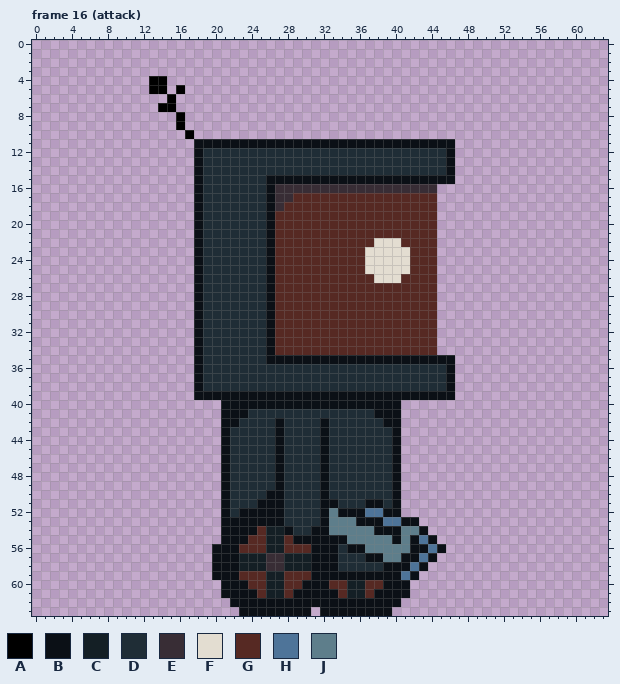
Two states of a pixel-art file, assets/player_v3.aseprite. Above: the version before the commit.
64x64 pixels, 55 frames. Shown: frame 16 (attack). The commit also changed other frames, which this record leaves out.
Visible layers, top first: "Antenna", "Eyes", "Head", "Front Arm", "Flash", "Wrench", "Front Wheel", "Body", "Back Wheel".
Palette (. is transparent): A #000000  B #0b1016  C #141f25  D #1f2d36  E #382d35  F #e3ddd1  G #562923  H #4e7499  J #5e7e8b
Pixels before, frame 16 (attack) (only the part around the change), first column x 2:
 0 .................................................
 1 .................................................
 2 .................................................
 3 .................................................
 4 ...........AA....................................
 5 ...........AA.A..................................
 6 .............A...................................
 7 ............AA...................................
 8 ..............A..................................
 9 ..............A..................................
10 ...............A.................................
11 ................BBBBBBBBBBBBBBBBBBBBBBBBBBBBB....
12 ................BDDDDDDDDDDDDDDDDDDDDDDDDDDDB....
13 ................BDDDDDDDDDDDDDDDDDDDDDDDDDDDB....
14 ................BDDDDDDDDDDDDDDDDDDDDDDDDDDDB....
15 ................BDDDDDDDBBBBBBBBBBBBBBBBBBBBB....
16 ................BDDDDDDDBEEEEEEEEEEEEEEEEEE......
17 ................BDDDDDDDBEEGGGGGGGGGGGGGGGG......
18 ................BDDDDDDDBEGGGGGGGGGGGGGGGGG......
19 ................BDDDDDDDBGGGGGGGGGGGGGGGGGG......
20 ................BDDDDDDDBGGGGGGGGGGGGGGGGGG......
21 ................BDDDDDDDBGGGGGGGGGGGGGGGGGG......
22 ................BDDDDDDDBGGGGGGGGGGGFFFGGGG......
23 ................BDDDDDDDBGGGGGGGGGGFFFFFGGG......
24 ................BDDDDDDDBGGGGGGGGGGFFFFFGGG......
25 ................BDDDDDDDBGGGGGGGGGGFFFFFGGG......
26 ................BDDDDDDDBGGGGGGGGGGGFFFGGGG......
27 ................BDDDDDDDBGGGGGGGGGGGGGGGGGG......
28 ................BDDDDDDDBGGGGGGGGGGGGGGGGGG......
29 ................BDDDDDDDBGGGGGGGGGGGGGGGGGG......
30 ................BDDDDDDDBGGGGGGGGGGGGGGGGGG......
31 ................BDDDDDDDBGGGGGGGGGGGGGGGGGG......
32 ................BDDDDDDDBGGGGGGGGGGGGGGGGGG......
33 ................BDDDDDDDBGGGGGGGGGGGGGGGGGG......
34 ................BDDDDDDDBGGGGGGGGGGGGGGGGGG......
35 ................BDDDDDDDBBBBBBBBBBBBBBBBBBBBB....
36 ................BDDDDDDDDDDDDDDDDDDDDDDDDDDDB....
37 ................BDDDDDDDDDDDDDDDDDDDDDDDDDDDB....
38 ................BDDDDDDDDDDDDDDDDDDDDDDDDDDDB....
39 ................BBBBBBBBBBBBBBBBBBBBBBBBBBBBB....
40 ...................BBBBBBBBBBBBBBBBBBBB..........
41 ...................BBBDDDDDDDDDDDDDDBBB..........
42 ...................BBDDDDBDDDDBDDDDDDBB..........
43 ...................BDDDDDBDDDDBDDDDDDDB..........
44 ...................BDDDDDBDDDDBDDDDDDDB..........
45 ...................BDDDDDBDDDDBDDDDDDDB..........
46 ...................BDDDDDBDDDDBDDDDDDDB..........
47 ...................BDDDDDBDDDDBDDDDDDDB..........
48 ...................BDDDDDBDDDDBDDDDDDDB..........
49 ...................BDDDDDBDDDDBDDDDDDDB..........
50 ...................BDDDDBBDDDDBDDDDDDDB..........
51 ...................BDDDBBBDDDDBBDDDBBDB..........
52 ...................BDBBBBBDDDDBJBBBHHBB..........
53 ...................BBBBBBBDDDDBJJJBBBHHBB........
54 ...................BBBBGCCBDDBBJJJJJBBBJJB.......
55 ...................BBBGGCCGBBBBBBJJJJJBJBHB......
56 ..................BBBGGGCCGGGBBBDBBJJJJJBBHB.....
57 ..................BBBCCCEECCCBBBDDDBBJJBBHB......
58 ..................BBBCCCEECCCBBBDDDDDBBBHB.......
59 ..................BBBGGGCCGGGBBBBBBBBBBHB........
60 ...................BBBGGCCGGBBBGGCCGGBBB.........
61 ...................BBBBGCCGBBBBBGCCGBBBB.........
62 ....................BBBBBBBBBBBBBBBBBBB..........
63 .....................BBBBBBBB.BBBBBBBB...........
The result:
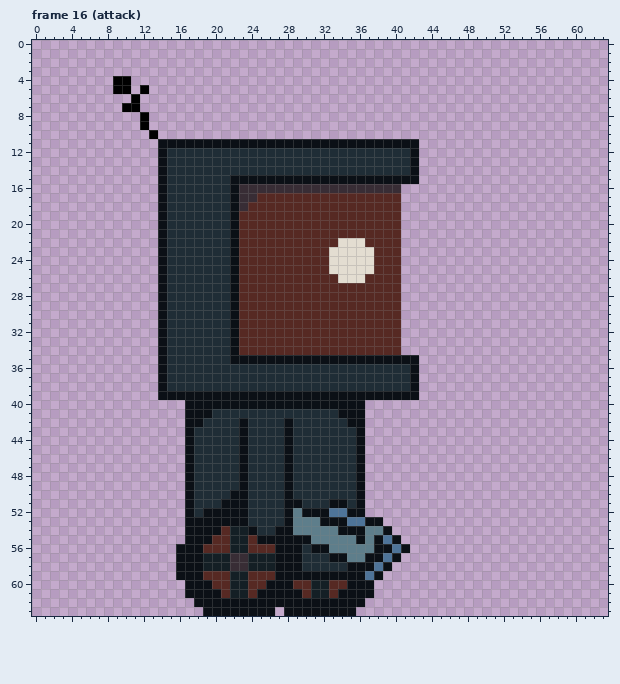
The exact change:
Changed rows in their new state; - is an unchanged pixel.
Frame 16 (attack):
first column x 9:
 4 AA--..--------------------------------
 5 AA-A..-.------------------------------
 6 --A---.-------------------------------
 7 -AA--..-------------------------------
 8 ---A---.------------------------------
 9 ---A---.------------------------------
10 ----A---.-----------------------------
11 -----BBBB-------------------------....
12 -----BDDDD-----------------------B....
13 -----BDDDD-----------------------B....
14 -----BDDDD-----------------------B....
15 -----BDDDD---BBBB-----------------....
16 -----BDDDD---BEEEE--------------....--
17 -----BDDDD---BEEGGGG------------....--
18 -----BDDDD---BEGGGG-------------....--
19 -----BDDDD---BGGGG--------------....--
20 -----BDDDD---BGGGG--------------....--
21 -----BDDDD---BGGGG--------------....--
22 -----BDDDD---BGGGG-------FFF-GGG....--
23 -----BDDDD---BGGGG------FFFF-GGG....--
24 -----BDDDD---BGGGG------FFFF-GGG....--
25 -----BDDDD---BGGGG------FFFF-GGG....--
26 -----BDDDD---BGGGG-------FFF-GGG....--
27 -----BDDDD---BGGGG--------------....--
28 -----BDDDD---BGGGG--------------....--
29 -----BDDDD---BGGGG--------------....--
30 -----BDDDD---BGGGG--------------....--
31 -----BDDDD---BGGGG--------------....--
32 -----BDDDD---BGGGG--------------....--
33 -----BDDDD---BGGGG--------------....--
34 -----BDDDD---BGGGG--------------....--
35 -----BDDDD---BBBB-----------------....
36 -----BDDDD-----------------------B....
37 -----BDDDD-----------------------B....
38 -----BDDDD-----------------------B....
39 -----BBBB-------------------------....
40 --------BBBB----------------....------
41 --------BBBDDDD----------BBB....------
42 --------BBDDDDB---DB---D--BB....------
43 --------BDDDD-B---DB---D---B....------
44 --------BDDDD-B---DB---D---B....------
45 --------BDDDD-B---DB---D---B....------
46 --------BDDDD-B---DB---D---B....------
47 --------BDDDD-B---DB---D---B....------
48 --------BDDDD-B---DB---D---B....------
49 --------BDDDD-B---DB---D---B....------
50 --------BDDDDBB--DDB---D---B....------
51 --------BDDD-BB-DDDBB--D-B-B....------
52 --------BDBB-B-DDDDBJBB-HH--....------
53 --------BBBB---DDDDBJJJ-BBHH--....----
54 --------BBBBGCC-DDB-JJJJ-BBB-J-....---
55 --------BBBGGCC-BBBB--JJJJ-B-BH-....--
56 -------BBBGGGCC--GBBBD--JJJJ-BBHB....-
57 -------BBBCCCEE--CBBBDDD-BJJ--HB....--
58 -------BBBCCCEE--CBBBDDDD-BBBH-....---
59 -------BBBGGGCC--GBBBB------H-....----
60 --------BBBGGCC--BBB-GCC--BBB....-----
61 --------BBBBGCCGBBBB-GCCGBBBB....-----
62 ---------BBBB---------------....------
63 ----------BBBB----.---B----....-------
Pixel boxes of the changes (left, top, right, bottom) in both pictures:
changed: (113, 76, 455, 616)
